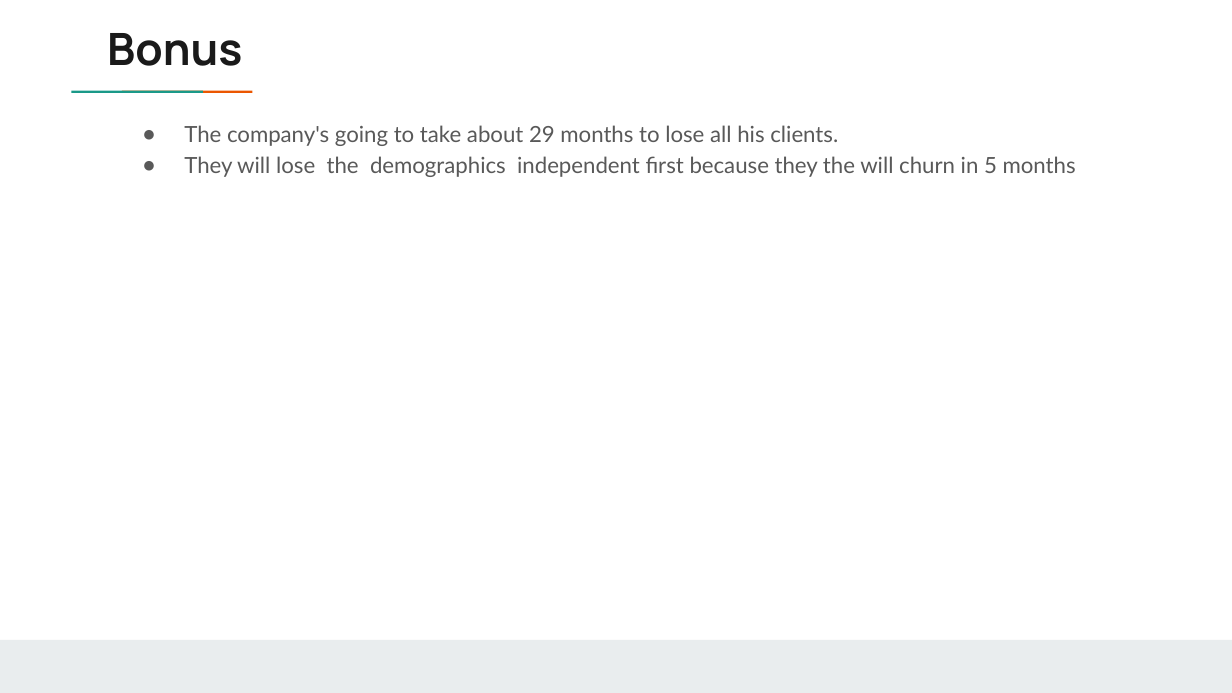
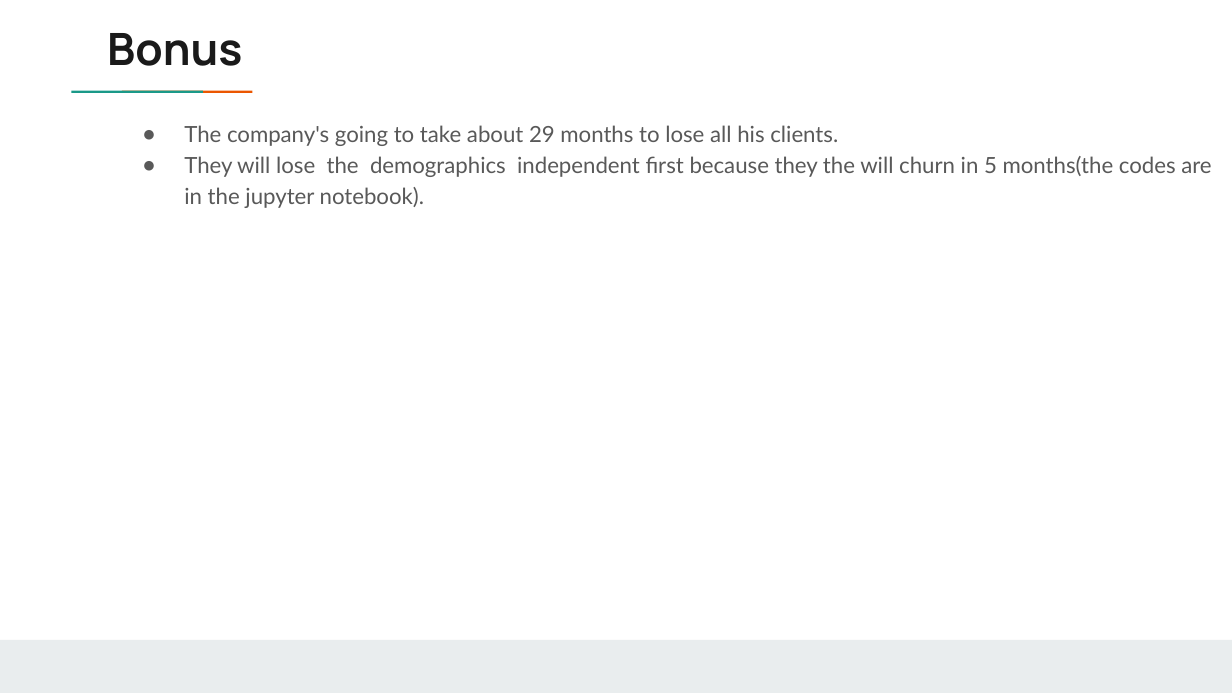
Before and after one commit to Chvava11/Bi_project_customer_churn, a slide deck: slide 22 of Result/Vanessa’s project .pptx (slide 20 before the commit). Drawn at 1232x693 pixels with LibreOffice and Linux fonts; fonts in the diff are those of the drawing; background and template pictures are left out. Boxes give left, top, right and bottom in pixels: in the first picture for what was removed or moved away, otherwise in the second. Text is boxed around its words. In the diff, an @@ line names an element or a change of style, - is before the commit and + after.

```diff
--- a/Result/Vanessa’s project .pptx
+++ b/Result/Vanessa’s project .pptx
@@ text at bbox=[184, 156, 1211, 208]: text changed @@
-● They will lose the demographics independent first because they the will churn in 5 months
+● They will lose the demographics independent first because they the will churn in 5 months(the codes are in the jupyter notebook).
```
Also in this commit, not shown: 2 other slides changed, 4 slides added, 3 slides removed.
